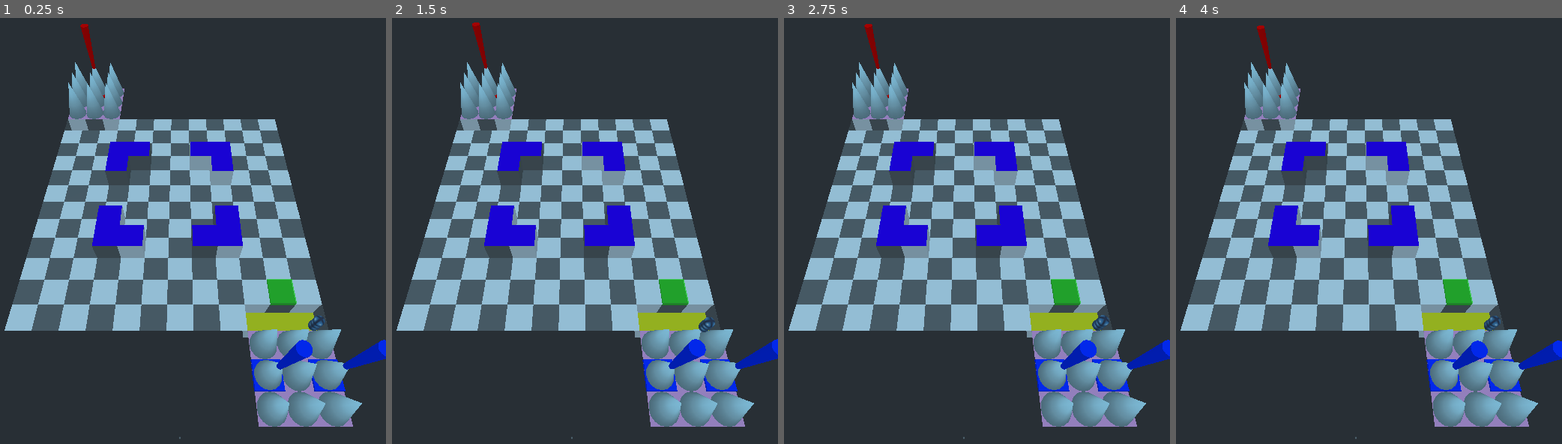
Above: before the commit, frames 1-4 (left to right).
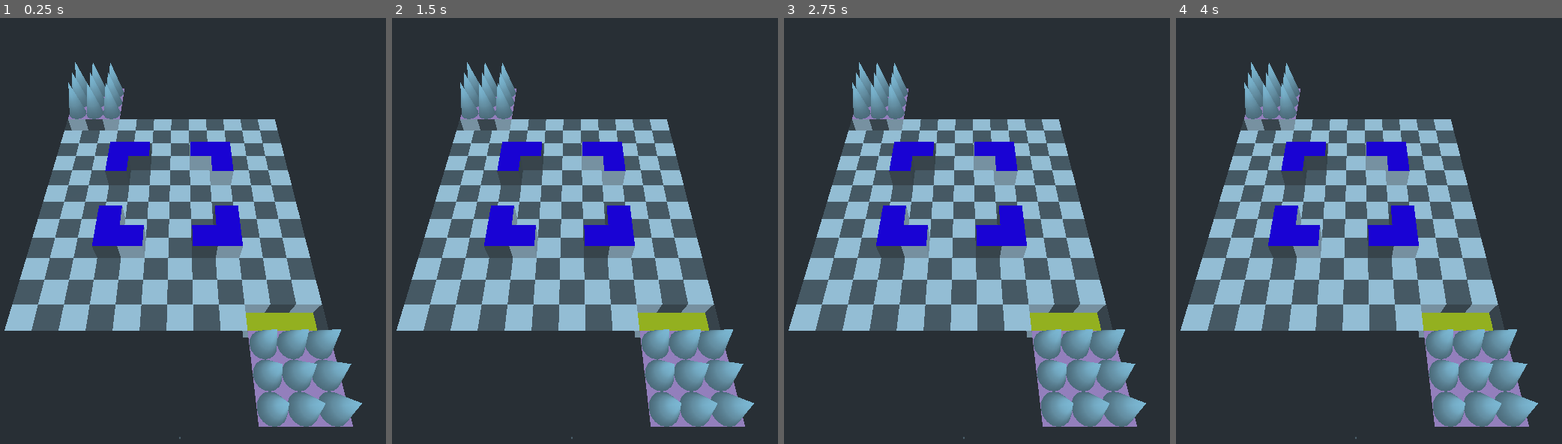
Above: after the commit, the same moments.

Repository: MrJustreborn/BattleMess
Game: Godot game, scene res://test/testlvl.tscn
Two runs of this game, one before a commit and one after it. Both use one fixed random seed, a clock stepped at 60 frames per second and the inputs below. The engine's default icon, where the game draws it, is replaced by a stand-in: a white triangle on a blue panel in a dark square.
Inputs (mouse positions are in pixels of both pictures, inside the frame that each line leads up to):
- Up to frame 1 (0.25 s): no input
- Up to frame 2 (1.5 s): tap Enter (ui_accept) at 0.5, 0.77 s; move the mouse to (662, 196) at 0.52 s; hold Up (ui_up) 0.53-1.28 s; click (662, 196) at 0.67 s; move the mouse to (488, 243) at 1.27 s
- Up to frame 3 (2.75 s): tap Enter (ui_accept) at 1.52 s; move the mouse to (1004, 120) at 2.02 s; hold Up (ui_up) from 2.03 s (still down)
- Up to frame 4 (4 s): move the mouse to (1334, 307) at 2.77 s; click (1334, 307) at 2.92 s; tap Enter (ui_accept) at 3.02, 3.77 s; move the mouse to (1480, 286) at 3.52 s; release Up (ui_up) at 3.53 s

The runs differ from the first frame. In frame 1, 1.6% of the frame differs, in the area x 20-100%, y 1-88%; in frame 2, 1.7%; in frame 3, 1.6%; in frame 4, 1.6%.

Commit message:
Added new network player

Diff:
--- a/godot/singelton/controller_v2.gd
+++ b/godot/singelton/controller_v2.gd
@@ -6,6 +6,7 @@
 var future_field = {}
 var field_type = {}
 var pos_ref = {}
+var entities = {}
 
 var grid_size = Vector2(8, 8)
 
@@ -17,6 +18,7 @@
 
 
 func _ready():
+	get_tree().connect("network_peer_connected", self, "_player_connected")
 	current_field = {}
 	future_field = {}
 	field_type = {}
@@ -104,7 +106,7 @@
 			return n;
 
 func _input(event):
-	if Input.is_action_just_pressed("ui_cancel"):
+	if get_tree().is_network_server() && Input.is_action_just_pressed("ui_cancel"):
 		print("end turn");
 		_end_turn();
 
@@ -116,6 +118,22 @@
 			for n in current_field[c]:
 				n.update_pos(c);
 	_pretty_print();
+
+func _player_connected(id):
+	if get_tree().is_network_server():
+		print("new player: ", id);
+		for e in entities:
+			if entities[e].empty():
+				var cell = e.pos
+				entities[e].append(id)
+				rpc_id(id, "_set_player", cell);
+				return;
+
+remote func _set_player(cell):
+	var e = current_field[cell][0];
+	var t = e.team;
+	e.set_script(user_ctrl)
+	e.init(self, cell, t);
 
 func init_grid(grid: Node, entities: Node):
 	_ready(); #reset
@@ -143,8 +161,10 @@
 			if cell.name.begins_with("spawn"):
 				var e = test_entity.instance();
 				entities.add_child(e);
-				if Vector2(x,y) == Vector2(10,15):
+				self.entities[e] = [];
+				if Vector2(x,y) == Vector2(10,15) && get_tree().is_network_server():
 					e.set_script(user_ctrl)
+					self.entities[e].append(get_tree().get_network_unique_id());
 					print("HERE");
 				e.init(self, Vector2(x,y), cell.name.left(8));
 				current_field[Vector2(x,y)].append(e);
--- a/godot/singelton/network.gd
+++ b/godot/singelton/network.gd
@@ -11,12 +11,12 @@
 var time = 0;
 func _process(delta):
 	time += 1;
-	if time % 60 == 0 && !get_tree().is_network_server():
-		rpc_id(1, "_time", get_tree().get_network_unique_id(), "time");
+	if time % 120 == 0 && !get_tree().is_network_server():
+		rpc_id(1, "_time", get_tree().get_network_unique_id(), "ping");
 		time = 0;
 
 remote func _time(who, what):
-	print(who, what);
+	print(get_tree().get_rpc_sender_id()," ", who, " ",what);
 
 func host_server() -> int:
 	var peer = NetworkedMultiplayerENet.new()
--- a/godot/test/entities/test_entity.gd
+++ b/godot/test/entities/test_entity.gd
@@ -41,7 +41,9 @@
 var team = null;
 
 func _ready():
-	print("Ready: ",team);
+	#print("Ready: ",team);
+	#print("Network: ", get_tree().is_network_server());
+	pass
 
 func init(ctrl, cell, team):
 	grid_crtl = ctrl;
